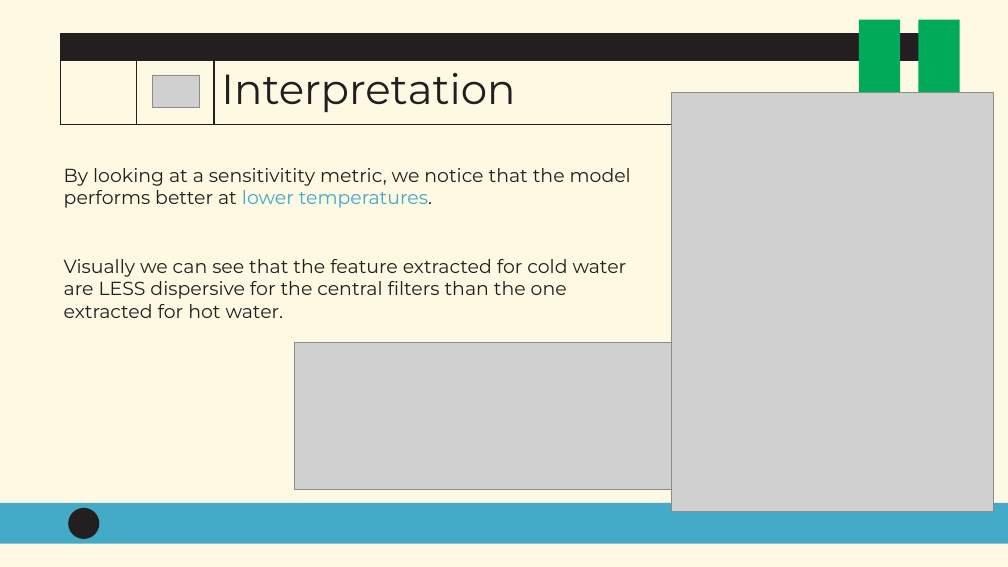
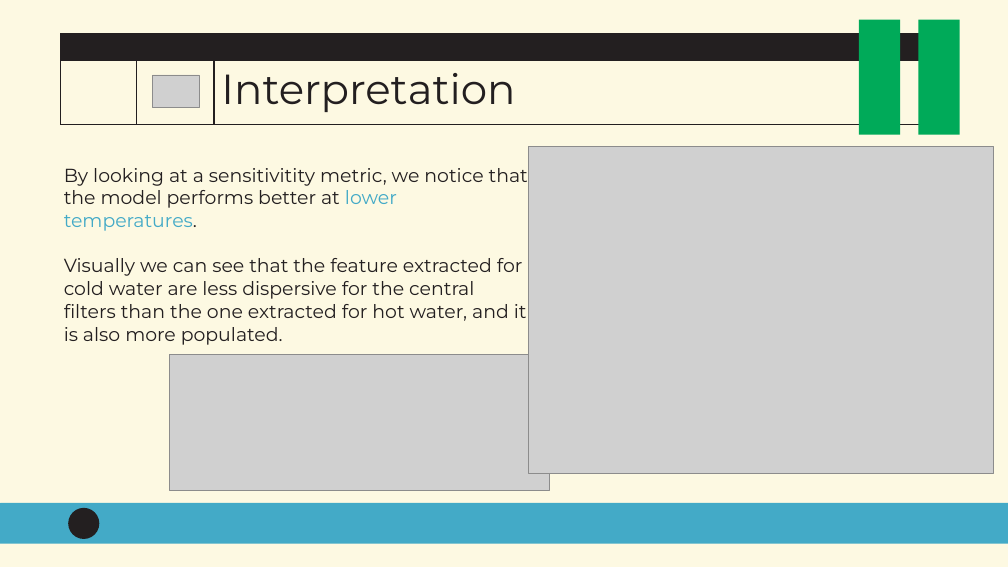
Before and after one commit to FedericoAlvetreti/TherMike, a slide deck: slide 24 of G22_slides.pptx (slide 23 before the commit). Drawn at 1008x567 pixels with LibreOffice and Linux fonts; fonts in the diff are those of the drawing; grey boxes stand for pictures; background and template pictures are left out. Boxes give left, top, right and bottom in pixels: in the first picture for what was removed or moved away, otherwise in the second. Text is boxed around its words. In the diff, an @@ line names an element or a change of style, - is before the commit and + after.

```diff
--- a/G22_slides.pptx
+++ b/G22_slides.pptx
@@ picture: place and size @@
-picture at <box>671,93,994,511</box>
+picture at <box>529,147,994,474</box>
@@ text at <box>64,258,527,345</box>: text changed @@
-Visually we can see that the feature extracted for cold water are LESS dispersive for the central filters than the one extracted for hot water.
+Visually we can see that the feature extracted for cold water are less dispersive for the central filters than the one extracted for hot water, and it is also more populated.
@@ picture added at <box>169,355,550,491</box> @@
@@ picture removed at <box>294,343,761,489</box> @@
```
Also in this commit, not shown: 3 other slides changed, 1 slide added, 17 other files.
